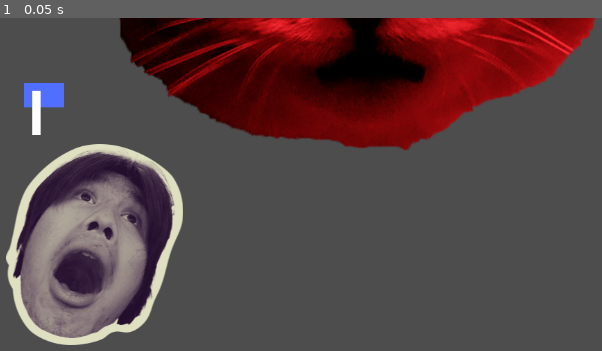
Above: before the commit, frame 1.
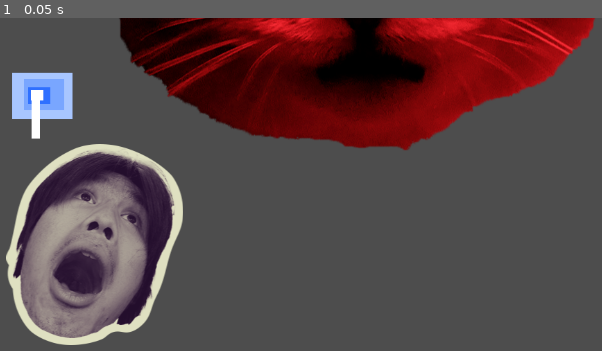
Above: after the commit, the same moment.

Repository: ohwellelle/eleanors-amazing-labs
Game: Godot game, scene res://test.tscn
The game is run twice, just before and just after one commit, with the same random seed, the same clock (stepped at 60 frames per second) and the same inputs. This scene is started directly instead of the project's main scene.
Inputs:
- Up to frame 1 (0.05 s): no input

The runs differ from the first frame. In frame 1, 1.4% of the frame differs, in the area x 1-13%, y 16-37%.

Commit message:
Update water_spray.tscn
changed showerhead color

Diff:
--- a/my-very-first-project!/water_spray.tscn
+++ b/my-very-first-project!/water_spray.tscn
@@ -1,15 +1,46 @@
 [gd_scene format=3 uid="uid://b1g2g51yu84y5"]
 
 [node name="water spray" type="ColorRect" unique_id=1244423995]
-offset_left = -16.0
-offset_top = -12.0
-offset_right = 42.0
-offset_bottom = 23.0
+offset_left = -28.0
+offset_top = -36.0
+offset_right = 30.0
+offset_bottom = -1.0
 color = Color(0.3137255, 0.43529412, 1, 1)
+
+[node name="ColorRect" type="ColorRect" parent="." unique_id=73256652]
+layout_mode = 0
+offset_left = -17.0
+offset_top = -15.0
+offset_right = 70.0
+offset_bottom = 52.0
+color = Color(0.6589566, 0.77766275, 1, 1)
+
+[node name="ColorRect" type="ColorRect" parent="ColorRect" unique_id=1427706617]
+layout_mode = 0
+offset_left = 17.0
+offset_top = 9.0
+offset_right = 75.0
+offset_bottom = 54.0
+color = Color(0.47284293, 0.6521986, 1, 1)
+
+[node name="ColorRect" type="ColorRect" parent="ColorRect/ColorRect" unique_id=168552972]
+layout_mode = 0
+offset_left = 6.0
+offset_top = 12.0
+offset_right = 38.0
+offset_bottom = 36.0
+color = Color(0.1836128, 0.4376587, 0.999975, 1)
 
 [node name="showerhead" type="ColorRect" parent="." unique_id=400952375]
 layout_mode = 0
-offset_left = 12.0
-offset_top = 11.0
-offset_right = 24.0
-offset_bottom = 75.0
+offset_left = 11.0
+offset_top = 16.0
+offset_right = 23.0
+offset_bottom = 80.0
+
+[node name="ColorRect2" type="ColorRect" parent="." unique_id=1136908057]
+layout_mode = 0
+offset_left = 10.0
+offset_top = 10.0
+offset_right = 28.0
+offset_bottom = 25.0
